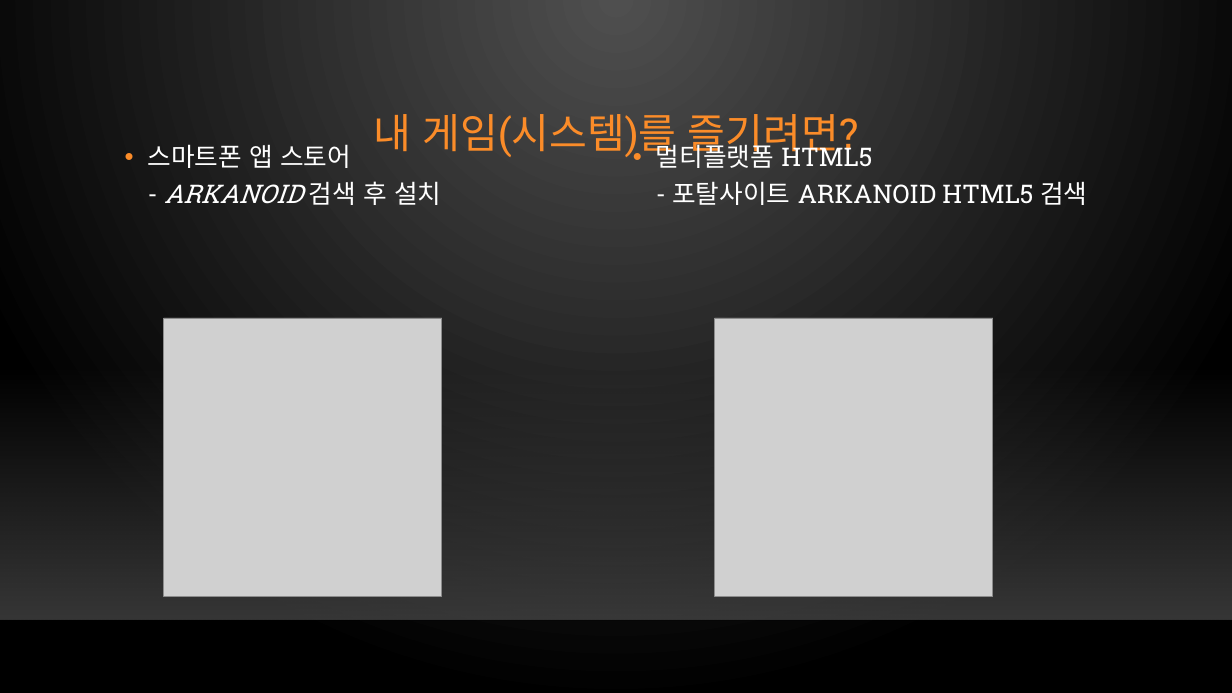
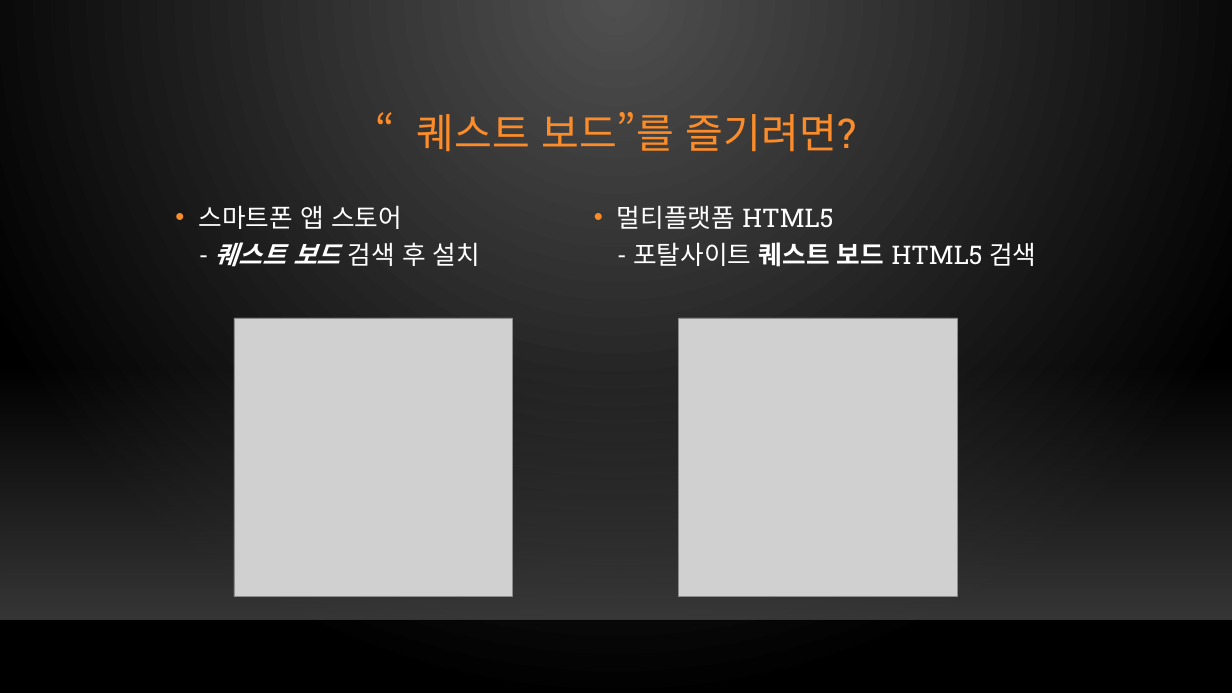
Before and after one commit to xqiwipx/first_project, a slide deck: slide 16 of Kims_project.pptx. Drawn at 1232x693 pixels with LibreOffice and Linux fonts; fonts in the diff are those of the drawing; grey boxes stand for pictures; background and template pictures are left out. Boxes give left, top, right and bottom in pixels: in the first picture for what was removed or moved away, otherwise in the second. Text is boxed around its words. In the diff, an @@ line names an element or a change of style, - is before the commit and + after.

```diff
--- a/Kims_project.pptx
+++ b/Kims_project.pptx
@@ title at [417,112,857,151]: text changed @@
-내 게임(시스템)를 즐기려면?
+“퀘스트 보드”를 즐기려면?
@@ text at [199,205,480,267]: text changed @@
-• 스마트폰 앱 스토어
-  - ARKANOID 검색 후 설치
+• 스마트폰 앱 스토어
+  - 퀘스트 보드 검색 후 설치
@@ text at [617,205,1036,267]: text changed @@
-• 멀티플랫폼 HTML5
-  - 포탈사이트 ARKANOID HTML5 검색
+• 멀티플랫폼 HTML5
+  - 포탈사이트 퀘스트 보드 HTML5 검색
@@ picture: place and size @@
-picture at [164,318,442,596]
+picture at [234,318,512,596]
@@ picture: place and size @@
-picture at [714,318,993,596]
+picture at [679,318,958,596]
```
Also in this commit, not shown: 7 other slides changed.
